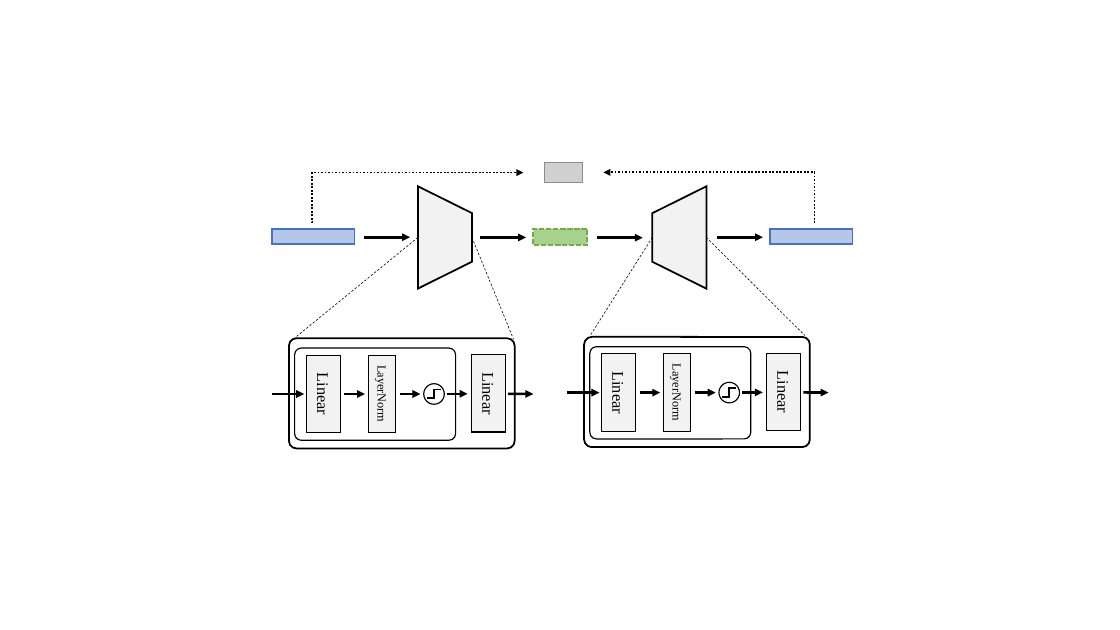
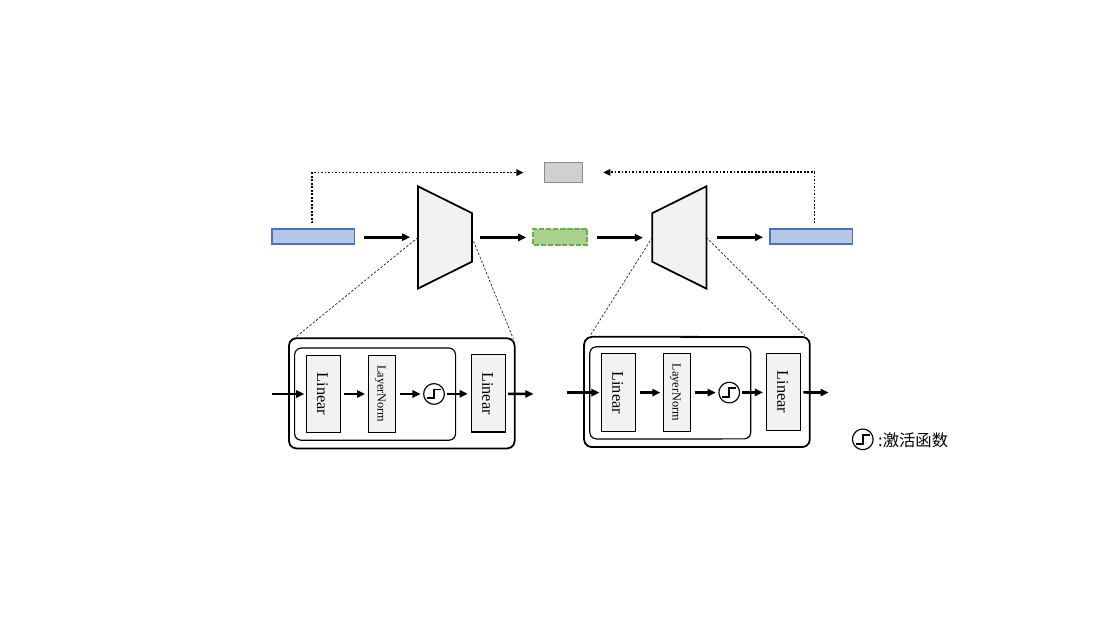
Before and after one commit to BlueberryOreo/Machine-Learning-suda-2025-fall-Course-Report, a slide deck: slide 2 of report/figures/figure.pptx. Drawn at 1120x630 pixels with LibreOffice and Linux fonts; fonts in the diff are those of the drawing; grey boxes stand for pictures; background and template pictures are left out. Boxes give left, top, right and bottom in pixels: in the first picture for what was removed or moved away, otherwise in the second. Text is boxed around its words. In the diff, an @@ line names an element or a change of style, - is before the commit and + after.

```diff
--- a/report/figures/figure.pptx
+++ b/report/figures/figure.pptx
@@ ellipse added at bbox=[853, 429, 874, 450], outline #000000 1 pt @@
@@ elbow line added from (856, 444) to (870, 435), #000000 1.5 pt @@
@@ text added at bbox=[878, 432, 948, 448], 14 pt, text #000000 @@
+:激活函数
```
Also in this commit, not shown: 16 other files.
